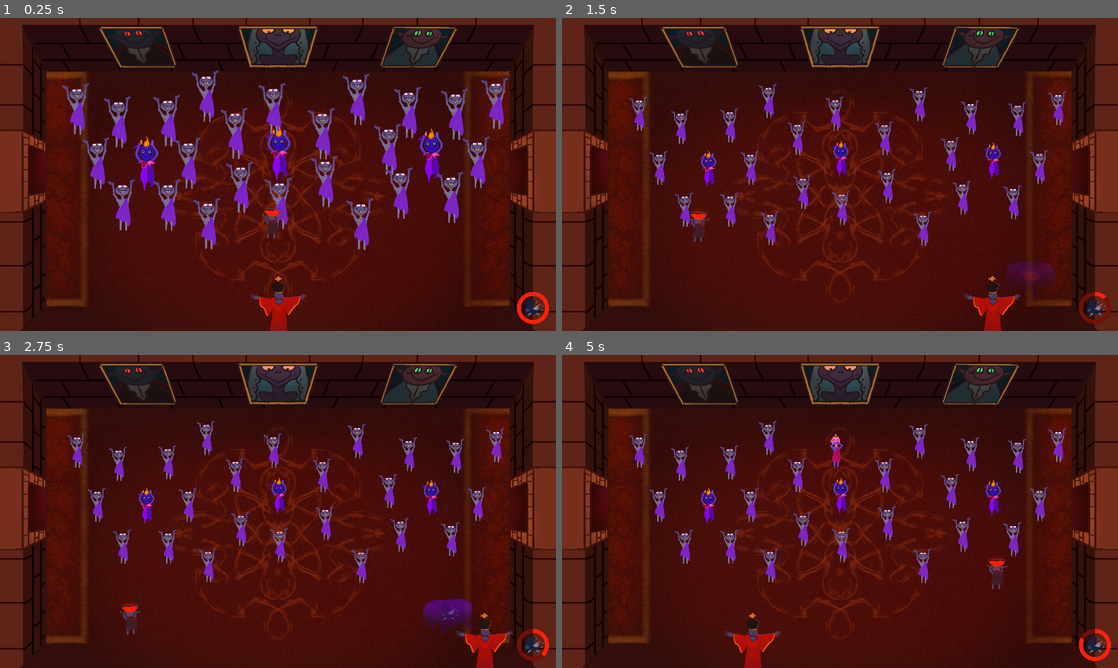
Above: before the commit, frames 1-4 (two rows, left to right).
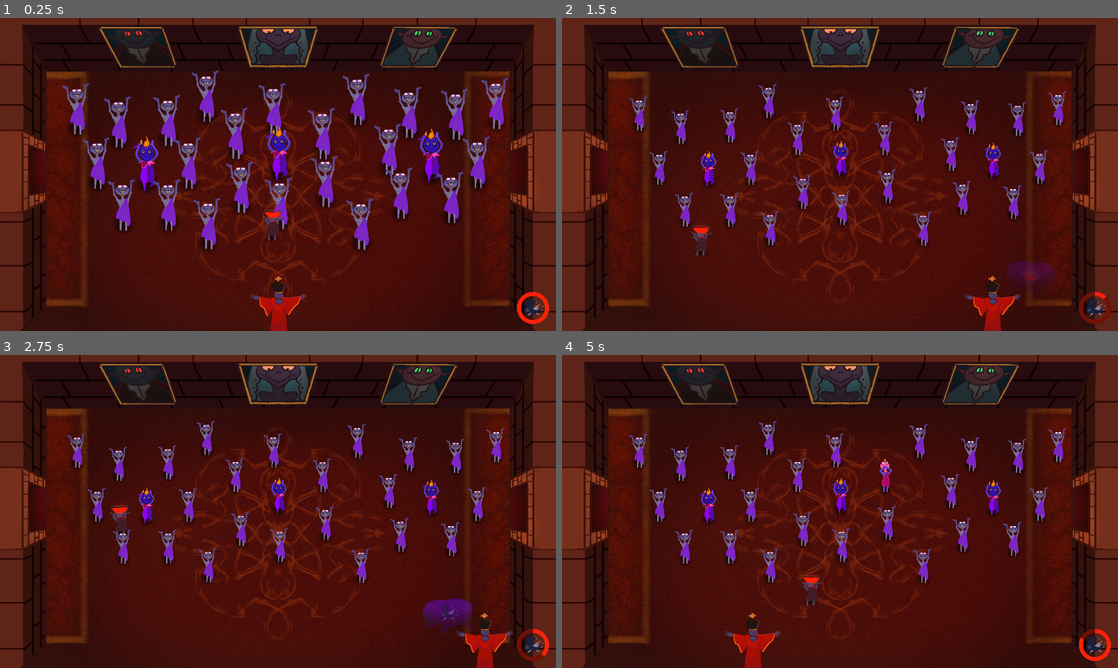
Above: after the commit, the same moments.

Repository: QuantumForgeGames/lest-ye-falter
Game: Godot game, scene res://scenes/levels/level4.tscn
Two runs of this game, one before a commit and one after it. Both use one fixed random seed, a clock stepped at 60 frames per second and the inputs below. Sound files missing from this copy of the repository are replaced by a short silence.
Inputs (mouse positions are in pixels of both pictures, inside the frame that each line leads up to):
- Up to frame 1 (0.25 s): no input
- Up to frame 2 (1.5 s): move the mouse to (962, 158) at 0.52 s; hold D (move_right) 0.53-1.28 s; tap Shift (random_kick) at 0.6 s; move the mouse to (728, 190) at 1.27 s; hold S (move_down) from 1.28 s (still down); tap O (serve_punch) at 1.35 s
- Up to frame 3 (2.75 s): move the mouse to (333, 442) at 2.02 s; release S (move_down) at 2.03 s; hold D (move_right) from 2.03 s (still down); tap Shift (random_kick) at 2.1 s
- Up to frame 4 (5 s): move the mouse to (812, 574) at 2.77 s; release D (move_right) at 2.78 s; hold W (move_up) 2.78-3.53 s; tap O (serve_punch) at 2.85, 4.35 s; move the mouse to (1006, 558) at 3.52 s; hold A (move_left) from 3.53 s (still down); tap Shift (random_kick) at 3.6 s; move the mouse to (673, 464) at 4.27 s

The runs differ from the first frame. In frame 1, 1.3% of the frame differs, in the area x 12-91%, y 29-75%; in frame 2, 0.8%; in frame 3, 0.9%; in frame 4, 1.2%.

Commit message:
game music now looping added shadows to cultists and server

Diff:
--- a/scenes/entities/ball.tscn
+++ b/scenes/entities/ball.tscn
@@ -1,12 +1,22 @@
-[gd_scene load_steps=12 format=3 uid="uid://cye2n4fdkf6ou"]
+[gd_scene load_steps=14 format=3 uid="uid://cye2n4fdkf6ou"]
 
 [ext_resource type="Script" path="res://scripts/entities/ball.gd" id="1_u8675"]
 [ext_resource type="Script" path="res://scripts/hit_handlers/all.gd" id="2_0heqb"]
-[ext_resource type="Texture2D" uid="uid://dtnnueww8uhr4" path="res://assets/art/cultist/Server.png" id="2_l0p8q"]
+[ext_resource type="Texture2D" uid="uid://defomjeswwrsc" path="res://assets/art/cultist/Server.png" id="2_l0p8q"]
 [ext_resource type="Script" path="res://scripts/hit_handlers/hit_handler_system.gd" id="2_q62i5"]
-[ext_resource type="Texture2D" uid="uid://6iw7dmibh1r3" path="res://assets/art/cultist/ServerEmpty.png" id="3_4fqmd"]
+[ext_resource type="Texture2D" uid="uid://cp7nsn5nvuwqd" path="res://assets/art/cultist/ServerEmpty.png" id="3_4fqmd"]
 [ext_resource type="Script" path="res://scripts/hit_handlers/first.gd" id="4_sbhf6"]
 [ext_resource type="Script" path="res://scripts/hit_handlers/on_input.gd" id="5_a4o5q"]
+
+[sub_resource type="Gradient" id="Gradient_h5qou"]
+offsets = PackedFloat32Array(0.390323, 1)
+colors = PackedColorArray(0, 0, 0, 0.541176, 0, 0, 0, 0)
+
+[sub_resource type="GradientTexture2D" id="GradientTexture2D_mup6d"]
+gradient = SubResource("Gradient_h5qou")
+fill = 1
+fill_from = Vector2(0.491453, 0.529915)
+fill_to = Vector2(0.816239, 0.273504)
 
 [sub_resource type="CircleShape2D" id="CircleShape2D_hpjuv"]
 custom_solver_bias = 1.0
@@ -55,6 +65,12 @@
 y_sort_enabled = true
 script = ExtResource("1_u8675")
 
+[node name="Shadow" type="Sprite2D" parent="."]
+z_index = -1
+position = Vector2(0.999999, 8.375)
+scale = Vector2(1.09375, 1.05078)
+texture = SubResource("GradientTexture2D_mup6d")
+
 [node name="Sprites" type="Node2D" parent="."]
 y_sort_enabled = true
 
--- a/scenes/entities/cultist.tscn
+++ b/scenes/entities/cultist.tscn
@@ -1,16 +1,26 @@
-[gd_scene load_steps=17 format=3 uid="uid://daniimopijcej"]
+[gd_scene load_steps=19 format=3 uid="uid://daniimopijcej"]
 
 [ext_resource type="Script" path="res://scripts/entities/cultist/cultist.gd" id="1_tynvq"]
-[ext_resource type="Texture2D" uid="uid://d72277vo87bb" path="res://assets/art/ui/SickEmote.png" id="2_1ih6q"]
-[ext_resource type="Texture2D" uid="uid://bjcn50dddn4s6" path="res://assets/art/cultist/Base.png" id="2_c7eqh"]
-[ext_resource type="Texture2D" uid="uid://bqub7vvu576ua" path="res://assets/art/cultist/Doubt.png" id="3_dbwxu"]
-[ext_resource type="Texture2D" uid="uid://der6oixbai17c" path="res://assets/art/cultist/Dissent.png" id="4_2fl15"]
+[ext_resource type="Texture2D" uid="uid://c5x4j33y04jgv" path="res://assets/art/ui/SickEmote.png" id="2_1ih6q"]
+[ext_resource type="Texture2D" uid="uid://caw7cthni0qwy" path="res://assets/art/cultist/Base.png" id="2_c7eqh"]
+[ext_resource type="Texture2D" uid="uid://bhl1bu4gnvktr" path="res://assets/art/cultist/Doubt.png" id="3_dbwxu"]
+[ext_resource type="Texture2D" uid="uid://btryouosrbdo5" path="res://assets/art/cultist/Dissent.png" id="4_2fl15"]
 [ext_resource type="Script" path="res://scripts/state_machine/state_machine.gd" id="5_bn1j0"]
 [ext_resource type="Script" path="res://scripts/entities/cultist/base_state.gd" id="6_na3dj"]
 [ext_resource type="Script" path="res://scripts/entities/cultist/doubt_state.gd" id="7_v7rqq"]
 [ext_resource type="Script" path="res://scripts/entities/cultist/dissent_state.gd" id="8_hqr6k"]
 [ext_resource type="Script" path="res://scripts/entities/cultist/server_state.gd" id="9_1m7wo"]
-[ext_resource type="Texture2D" uid="uid://doaijiqaig77a" path="res://assets/art/ui/speech_bubble.png" id="10_lbmd2"]
+[ext_resource type="Texture2D" uid="uid://ihm0omlp4mrr" path="res://assets/art/ui/speech_bubble.png" id="10_lbmd2"]
+
+[sub_resource type="Gradient" id="Gradient_rxhaw"]
+offsets = PackedFloat32Array(0.390323, 1)
+colors = PackedColorArray(0, 0, 0, 0.541176, 0, 0, 0, 0)
+
+[sub_resource type="GradientTexture2D" id="GradientTexture2D_dtroh"]
+gradient = SubResource("Gradient_rxhaw")
+fill = 1
+fill_from = Vector2(0.491453, 0.529915)
+fill_to = Vector2(0.816239, 0.273504)
 
 [sub_resource type="RectangleShape2D" id="RectangleShape2D_apl2j"]
 size = Vector2(36, 36)
@@ -62,6 +72,12 @@
 collision_layer = 7
 script = ExtResource("1_tynvq")
 
+[node name="Shadow" type="Sprite2D" parent="."]
+z_index = -1
+position = Vector2(0.999999, 8.375)
+scale = Vector2(1.09375, 1.05078)
+texture = SubResource("GradientTexture2D_dtroh")
+
 [node name="Sprites" type="Node2D" parent="."]
 y_sort_enabled = true
 position = Vector2(-2, 0)
@@ -85,6 +101,7 @@
 texture = ExtResource("4_2fl15")
 
 [node name="CollisionShape2D" type="CollisionShape2D" parent="."]
+position = Vector2(0, 4)
 shape = SubResource("RectangleShape2D_apl2j")
 
 [node name="AreaOfInfluence" type="Area2D" parent="."]
Not shown: 1 places in scenes/levels/level4.tscn that only renumber resources
Not shown: 1 places in scenes/menus/main_menu.tscn that only renumber resources
